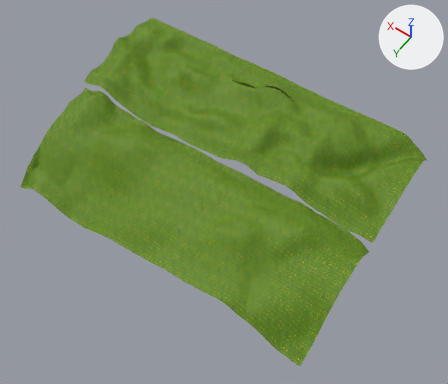
A saved change to the OBJ model project/data/meshes/landscape_field/Hill.obj.
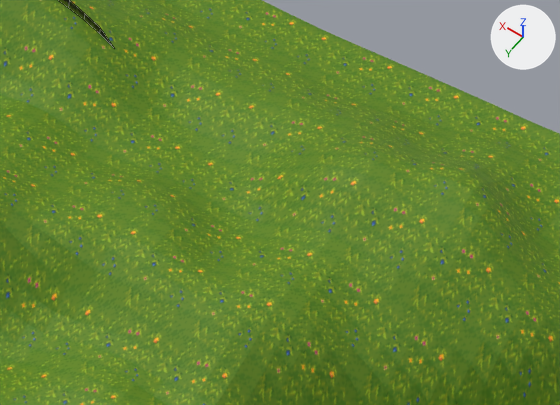
The first picture shows the older version from a 50 mm camera at (-841.0, 1522.0, 1530.0) aimed at (-70.0, 442.0, -168.0). The close-ups show both versions on the part from 61% to 82% of the width and 24% to 41% of the height of that picture; other places that the commit changed are outside them. The lights are fixed; the arrows at upper right show +X, +Y and +Z. The close-ups show mesh edges as thin lines. Where no turn or scale is listed for an object, it has been applied to the vertices.

Before the edit, the objects in view are built like this:
```python
me_landscape_front_grid_001 = bpy.data.meshes.new('Landscape_Front_Grid.001')
me_landscape_front_grid_001.from_pydata(...)  # 4485 vertices, 4332 faces; spans x -600.0..600.0, y 0.0..400.0, z -87.0..49.0
me_landscape_front_grid_001.materials.append(mat_grass_tile)  # picture img_grass_tile_png
ob_landscape_front_grid_001 = bpy.data.objects.new('Landscape_Front_Grid.001', me_landscape_front_grid_001)
ob_landscape_front_grid_001.location = (0.0, 0.0, 0.0)
```
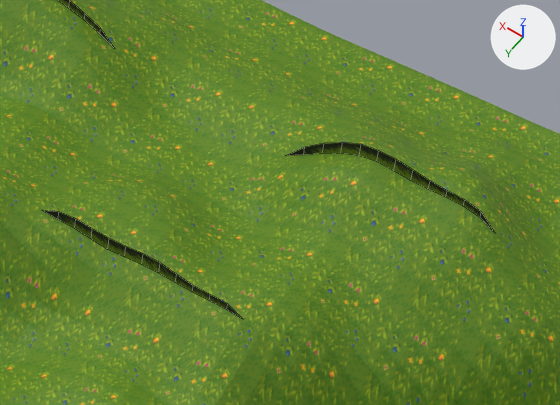
Pixel boxes [x1, y1, x2, y2] of what changed, in the close-ups (560 x 405 px):
'Grass.003_Grid.005', added (green): after [286, 143, 496, 234]
'Grass.004_Grid.006', added (green): after [42, 210, 242, 319]

The change, as a diff of the scene's bpy script:
```diff
--- a/project/data/meshes/landscape_field/Hill.obj.py
+++ b/project/data/meshes/landscape_field/Hill.obj.py
@@ me_grass_004_grid_006 @@
+me_grass_004_grid_006.from_pydata(...)  # 24 vertices, 12 faces; spans x -284.2..-157.9, y 231.6, z 19.3..32.1
+me_grass_004_grid_006.materials.append(mat_grass_blades)  # picture img_grass_side_png
@@ me_grass_003_grid_005 @@
+me_grass_003_grid_005.from_pydata(...)  # 24 vertices, 12 faces; spans x -368.4..-242.1, y 115.8, z 21.3..56.1
+me_grass_003_grid_005.materials.append(mat_grass_blades)  # picture img_grass_side_png
@@ ob_grass_004_grid_006 @@
+ob_grass_004_grid_006 = bpy.data.objects.new('Grass.004_Grid.006', me_grass_004_grid_006)
+ob_grass_004_grid_006.location = (0.0, 0.0, 0.0)
@@ ob_grass_003_grid_005 @@
+ob_grass_003_grid_005 = bpy.data.objects.new('Grass.003_Grid.005', me_grass_003_grid_005)
+ob_grass_003_grid_005.location = (0.0, 0.0, 0.0)
```
